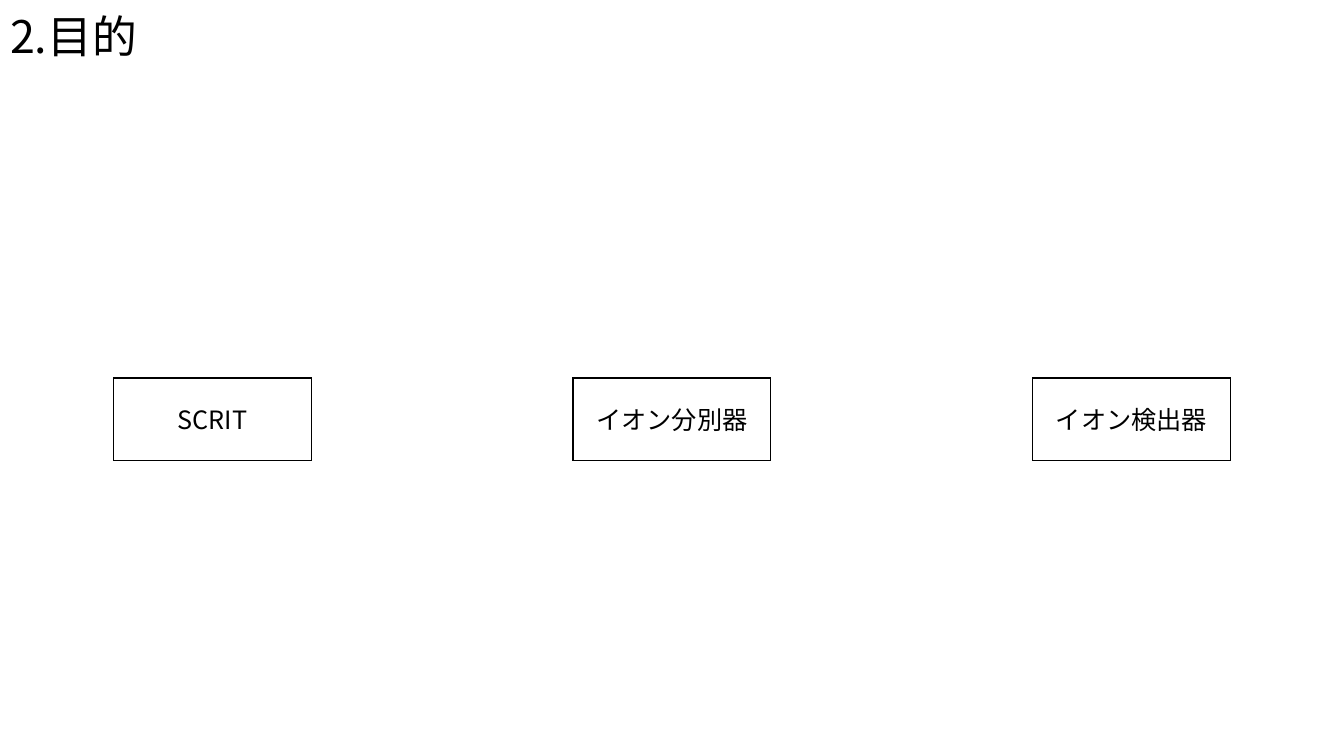
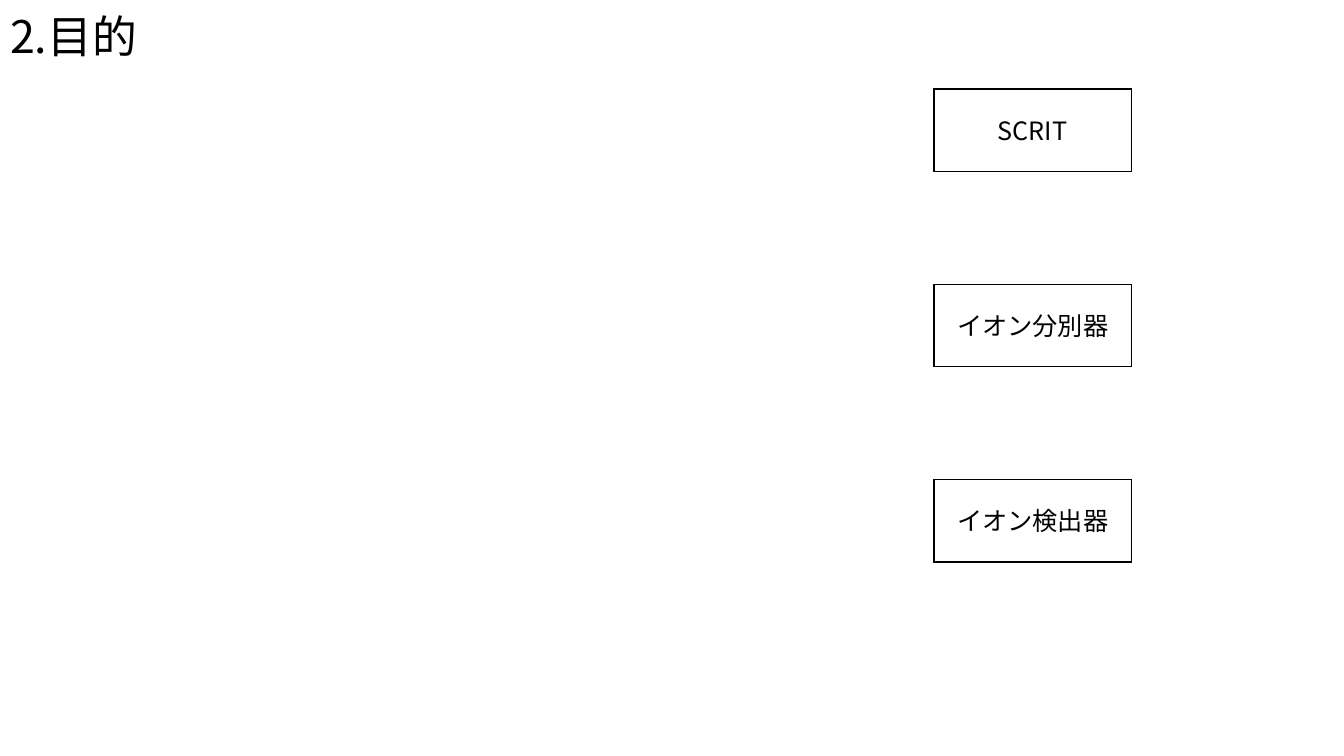
Before and after one commit to Takeuchi-yuya/Ksimulation, a slide deck: slide 4 of docs/中間発表.pptx. Drawn at 1344x756 pixels with LibreOffice and Linux fonts; fonts in the diff are those of the drawing. Boxes give left, top, right and bottom in pixels: in the first picture for what was removed or moved away, otherwise in the second. Text is boxed around its words. In the diff, an @@ line names an element or a change of style, - is before the commit and + after.

```diff
--- a/docs/中間発表.pptx
+++ b/docs/中間発表.pptx
@@ rectangle "SCRIT": place and size @@
-rectangle "SCRIT" at bbox=[114, 378, 312, 461]
+rectangle "SCRIT" at bbox=[934, 89, 1131, 171]
@@ rectangle "イオン分別器": place and size @@
-rectangle "イオン分別器" at bbox=[574, 378, 771, 461]
+rectangle "イオン分別器" at bbox=[934, 284, 1131, 367]
@@ rectangle "イオン検出器": place and size @@
-rectangle "イオン検出器" at bbox=[1033, 378, 1231, 461]
+rectangle "イオン検出器" at bbox=[934, 480, 1131, 563]
```
Also in this commit, not shown: 2 other slides changed.
